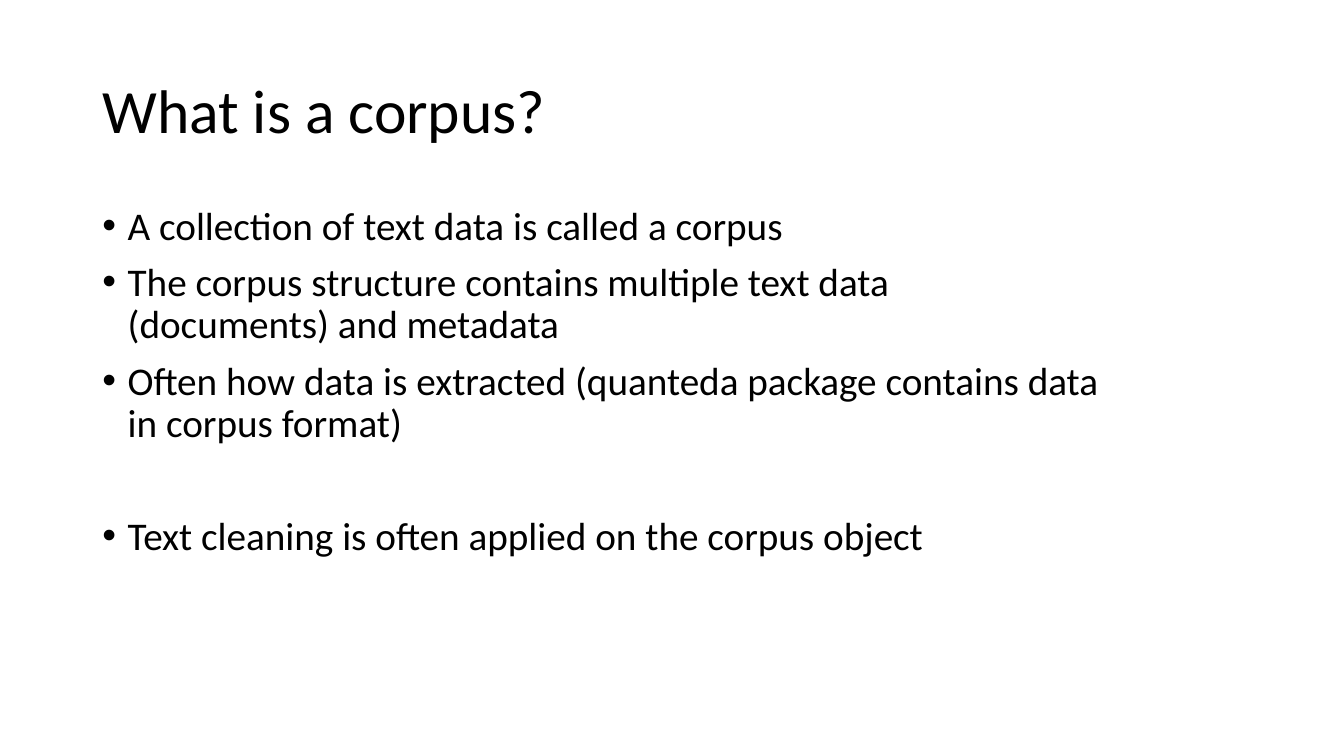
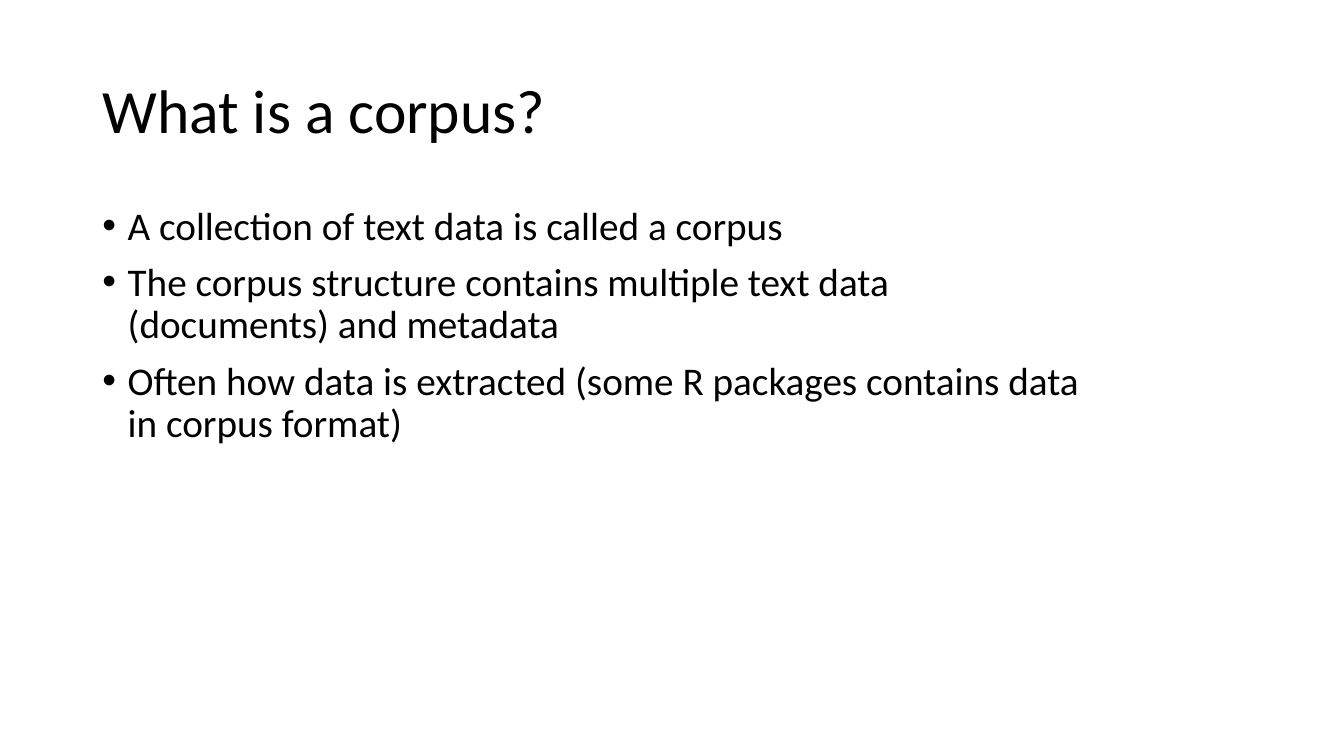
Before and after one commit to MeyerGrace/eRum_2018_prep, a slide deck: slide 11 of eRumWorkshop.pptx (slide 13 before the commit). Drawn at 1344x756 pixels with LibreOffice and Linux fonts; fonts in the diff are those of the drawing; background and template pictures are left out. Boxes give left, top, right and bottom in pixels: in the first picture for what was removed or moved away, otherwise in the second. Text is boxed around its words. In the diff, an @@ line names an element or a change of style, - is before the commit and + after.

```diff
--- a/eRumWorkshop.pptx
+++ b/eRumWorkshop.pptx
@@ text at bbox=[128, 366, 1078, 444]: text changed @@
-• Often how data is extracted (quanteda package contains data in corpus format)
-• Text cleaning is often applied on the corpus object
+• Often how data is extracted (some R packages contains data in corpus format)
```
Also in this commit, not shown: 1 other slide changed, 1 slide added, 1 other file.
